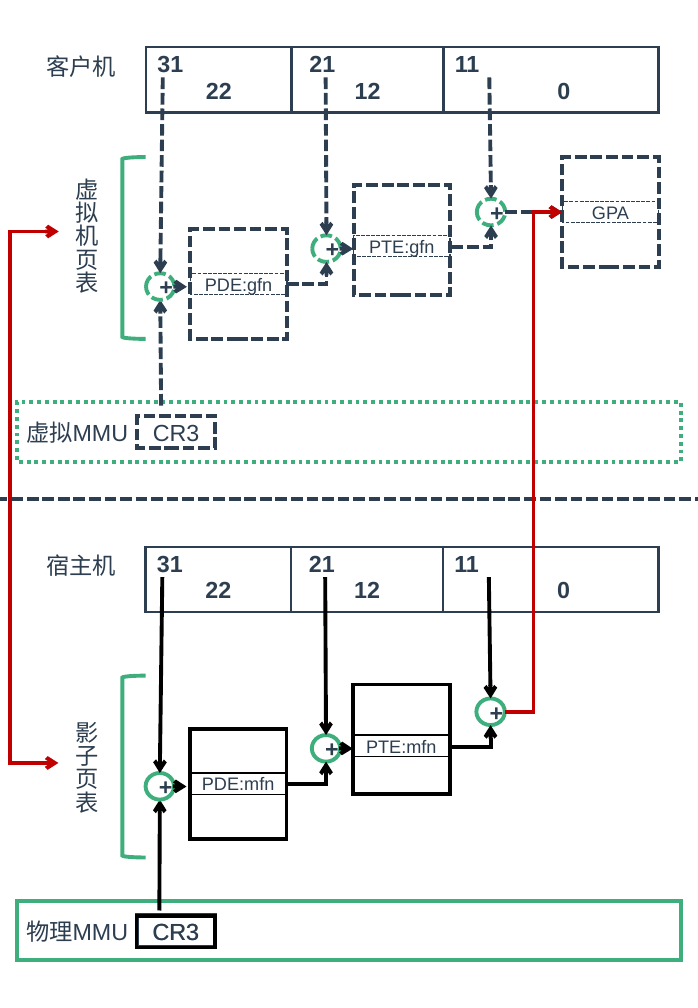
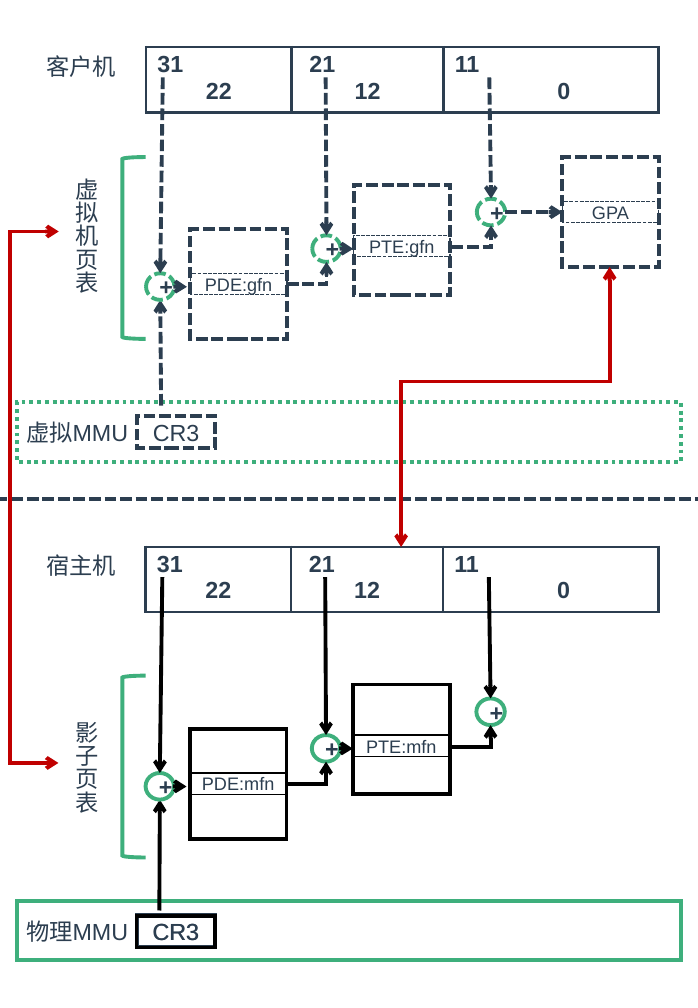
Before and after one commit to zaiqiang-dong/zaiqiang, a slide deck: slide 26 of picture/ppt/vitrualization/vitrualization.pptx (slide 16 before the commit). Drawn at 698x1008 pixels with LibreOffice and Linux fonts; fonts in the diff are those of the drawing. Boxes give left, top, right and bottom in pixels: in the first picture for what was removed or moved away, otherwise in the second. Text is boxed around its words. In the diff, an @@ line names an element or a change of style, - is before the commit and + after.

```diff
--- a/picture/ppt/vitrualization/vitrualization.pptx
+++ b/picture/ppt/vitrualization/vitrualization.pptx
@@ elbow arrow moved from (504, 712) - (562, 212) to (610, 267) - (401, 547) @@
@@ elbow arrow (610, 267) - (401, 547): elbow arrow to elbow double arrow @@
```
Also in this commit, not shown: 8 other slides changed, 18 slides added, 5 slides removed, 7 other files.
